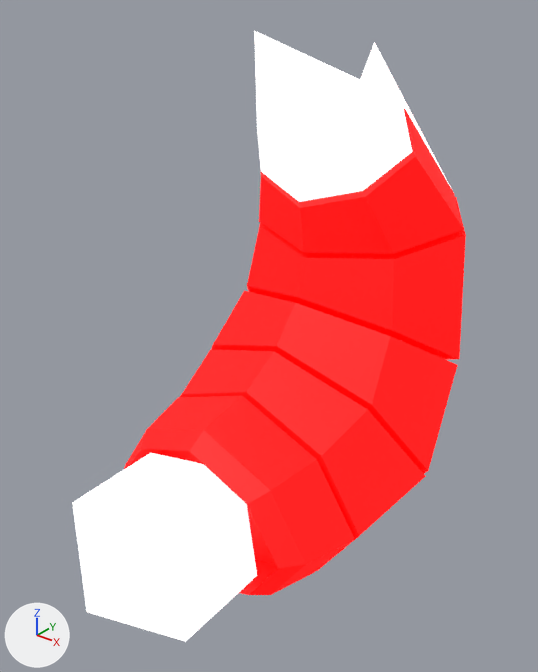
Two versions of the glTF model addons/Cubiix_Assets/Mods/CoreAssets/Assets/Mesh/Base/Tails/Dog_Tail.gltf, one commit apart.
Before and after are seen from a camera (50 mm lens) standing at (1.261, -0.397, 2.684) and looking at (-0.041, 1.23, 1.675). The lights are fixed; the arrows at lower left show +X, +Y and +Z. Vertices at the same position are counted once.

In view in the first picture: 'Dog_Tail'.
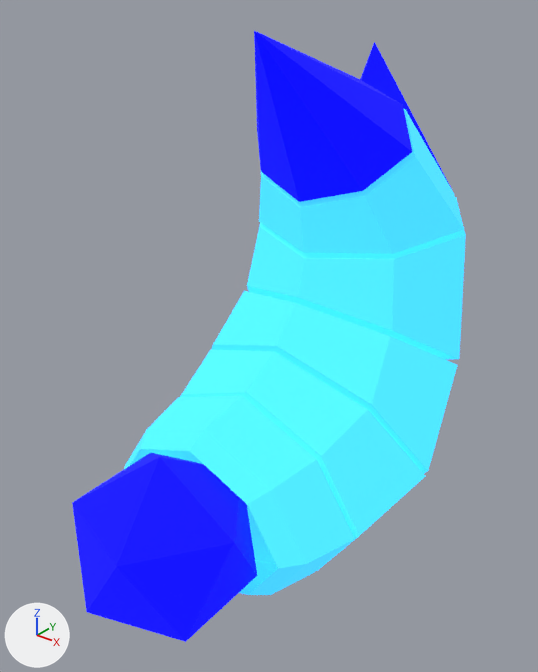
What differs and where, as boxes [x1, y1, x2, y2] in the pictures (538 x 672 px):
'Dog_Tail', surface changed
    both: [72, 31, 466, 642]

The change, as a list of edits to the scene's bpy script:
```text
Add img_shader_teststrip:
    img_shader_teststrip = load_image('Shader_TestStrip', 'Shader_TestStrip.png', 18, 2, 'sRGB')
Change mat_material:
    where n0 = _N.new('ShaderNodeBsdfPrincipled'); n0.name = 'Principled BSDF'
    n0.inputs[2].default_value: 0.61 -> 1.0  # 'Roughness'
    where n2 = _N.new('ShaderNodeTexImage'); n2.name = 'Image Texture'
    n2.image: img_color_palette -> img_shader_teststrip
    where n3 = _N.new('ShaderNodeTexImage'); n3.name = 'Image Texture.001'
    n3.image: img_color_palette -> img_shader_teststrip
Change me_plane_033:
    where me_plane_033.from_pydata(...)  # 122 vertices, 216 faces; spans x -0.47..0.47, y 0.47..2.05, z 0.79..2.56
    used by ob_dog_tail; location = (0.0, 0.0, 0.0)
    me_plane_033 part 1: texture (UV) coordinates of 216 of 216 faces, centred in x -0.4..0.41, y 0.5..1.92, z 0.92..2.44, changed; they spanned u 0.25..0.75, v 0.75..0.75 and now span u 0.03..0.09, v 0.73..0.75
```
